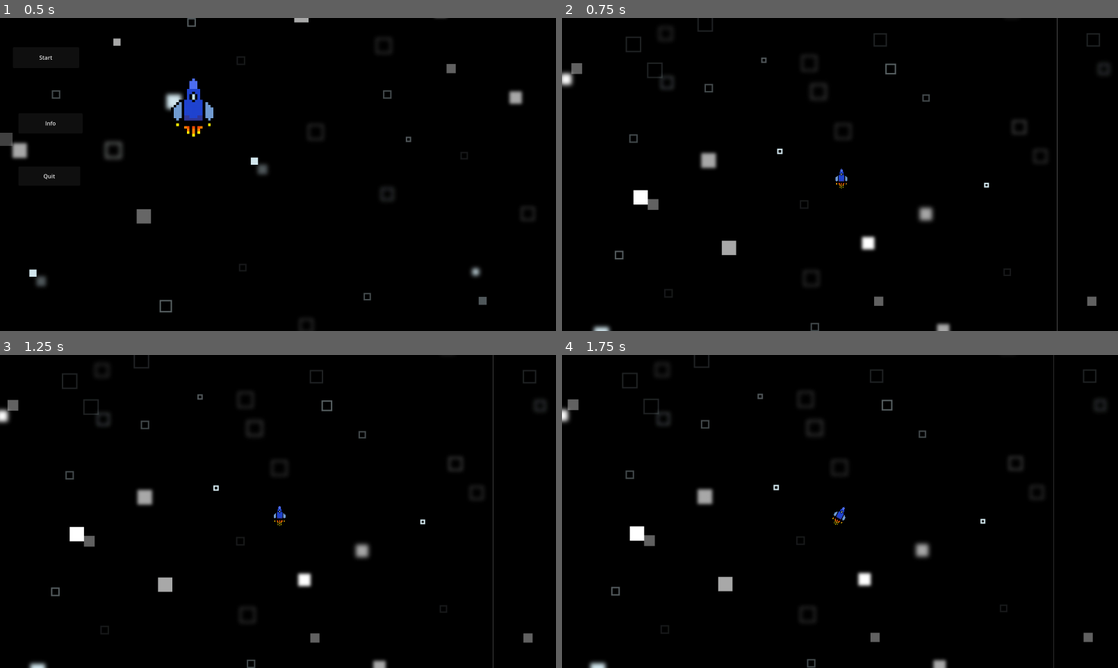
Above: before the commit, frames 1-4 (two rows, left to right).
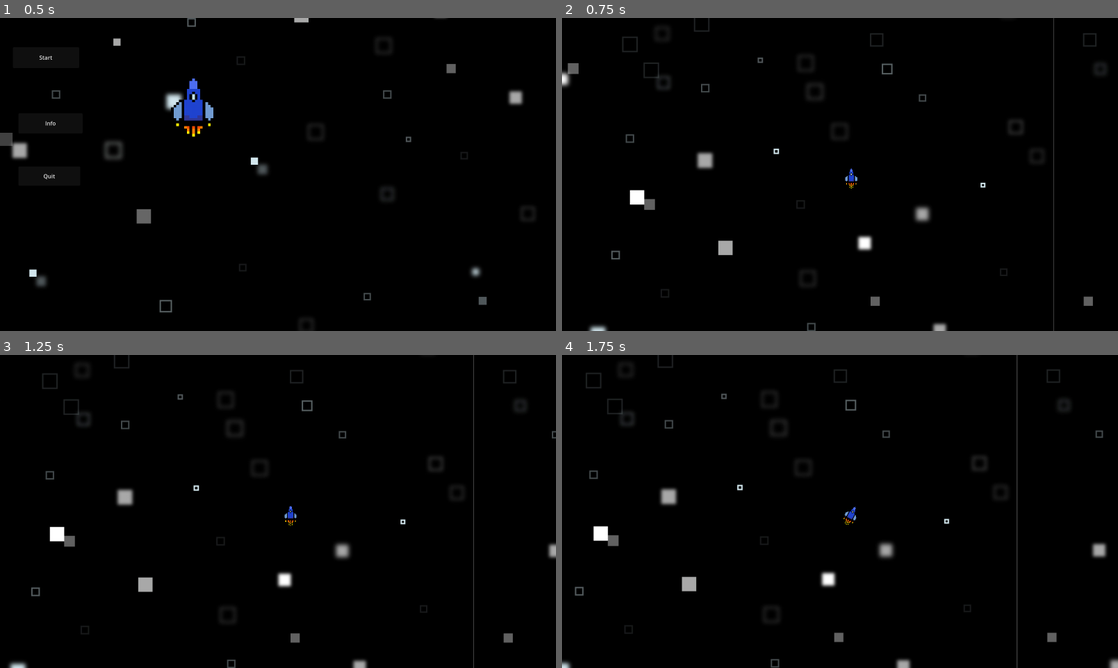
Above: after the commit, the same moments.

Repository: LagkageGobler/SpaceGameFool
Game: Godot game, scene res://menu.tscn
Same seed, same stepped clock (60 frames per second), same inputs: the game is played once before the commit and once after it. The project has no main scene, so this scene is started directly.
Inputs:
- Up to frame 1 (0.5 s): no input
- Up to frame 2 (0.75 s): click "Start" at 0.5 s
- Up to frame 3 (1.25 s): no input
- Up to frame 4 (1.75 s): hold D (Rightthrust) from 1.28 s (still down)

Frame 1 is identical in both runs. In frame 2, 1.7% of the frame differs, in the area x 0-97%, y 0-100%; in frame 3, 3.7%; in frame 4, 3.8%, in the area x 0-100%, y 0-100%.

Commit message:
kan lande

Diff:
--- a/rumskip/moon an starsky.tscn
+++ b/rumskip/moon an starsky.tscn
@@ -5,7 +5,7 @@
 [ext_resource type="PackedScene" uid="uid://drt3r25c5eq3k" path="res://rumskib.tscn" id="3_kym7l"]
 
 [sub_resource type="RectangleShape2D" id="RectangleShape2D_l6qca"]
-size = Vector2(200, 200)
+size = Vector2(1e+10, 17384)
 
 [node name="Node2D" type="Node2D"]
 
@@ -26,12 +26,11 @@
 texture = ExtResource("2_tnw2p")
 
 [node name="ParallaxLayer3" type="ParallaxLayer" parent="ParallaxBackground"]
-motion_mirroring = Vector2(200, 0)
 
 [node name="Area2D" type="Area2D" parent="ParallaxBackground/ParallaxLayer3"]
 
 [node name="CollisionShape2D" type="CollisionShape2D" parent="ParallaxBackground/ParallaxLayer3/Area2D"]
-position = Vector2(-693, 368)
+position = Vector2(2102, 8930)
 shape = SubResource("RectangleShape2D_l6qca")
 
 [node name="Rumskib" parent="." instance=ExtResource("3_kym7l")]
--- a/rumskip/rumskib.gd
+++ b/rumskip/rumskib.gd
@@ -4,7 +4,7 @@
 const Gravity = 20
 
 func _ready() -> void:
-	velocity.x += randf_range(-50,60)
+	velocity.x += randf_range(-500,600)
 
 func _physics_process(delta: float) -> void:
 	velocity.y += Gravity * delta
@@ -21,9 +21,11 @@
 		rotation_degrees += 1
 	elif Input.is_action_pressed("Leftthrust"):
 		rotation_degrees -= 1
+		print(rotation_degrees)
+
 
 func _on_area_2d_area_entered(area: Area2D) -> void:
-	if get_velocity() <= Vector2(10,10) and rotation_degrees < 30 and rotation_degrees > -30:
-		pass
+	if velocity <= Vector2(100,100) and rotation_degrees < 15 and rotation_degrees > -15:
+		get_tree().change_scene_to_file("res://win menu.tscn")
 	else:
-		pass
+		get_tree().change_scene_to_file("res://lose_menu.tscn")
